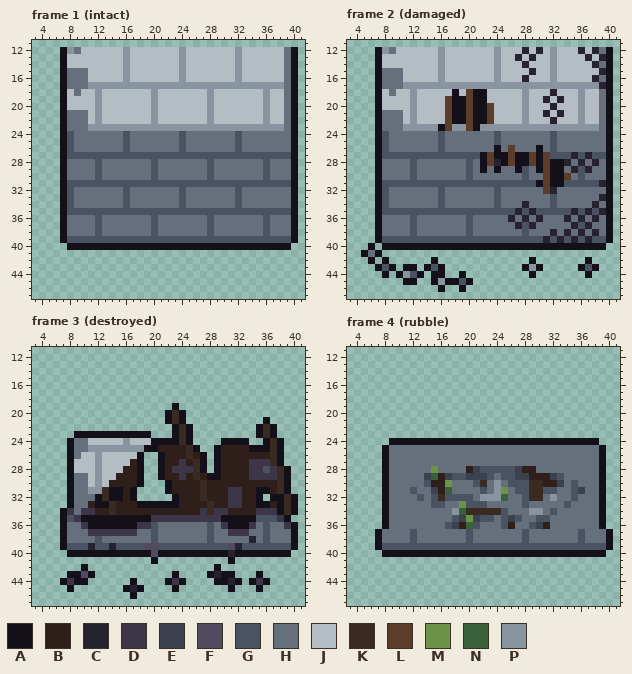
Edited in one commit: pixel-art file (art/structures/town_wall_west.aseprite). The picture above is the old version.
48x48 pixels, 4 frames. Colours within 5 levels of each other are drawn and written as one. Shown: frame 1 (intact): x 3..41, y 11..47; frame 2 (damaged): x 3..41, y 11..47; frame 3 (destroyed): x 3..41, y 11..47; frame 4 (rubble): x 3..41, y 11..47.
Palette (. is transparent): A #14101a  B #2e1f1a  C #26222f  D #3d3548  E #3c414f  F #524a5e  G #4a5361  H #66707d  J #b4bcc4  K #3b2a22  L #5c3d2a  M #6b9447  N #3b6138  P #8994a1
New version:
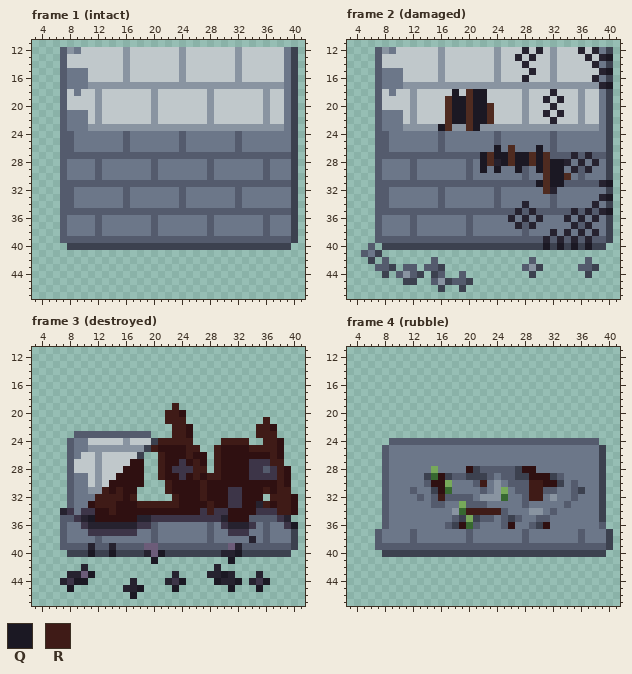
Colours new in this view: Q #1b1823  R #3f1b17
The exact change:
colour B: #2e1f1a -> #2f1011
colour F: #524a5e -> #6c5c79
colour G: #4a5361 -> #545b6d
colour H: #66707d -> #6c7789
colour J: #b4bcc4 -> #c0c8cb
colour L: #5c3d2a -> #4f2b20
colour M: #6b9447 -> #77a95a
colour N: #3b6138 -> #376830
Changed rows in their new state; - is a pixel that keeps its letter.
Frame 1 (intact):
first column x 7:
12 G--------------------------------E
13 G--------------------------------E
14 G--------------------------------E
15 G--------------------------------E
16 G--------------------------------E
17 G--------------------------------E
18 G--------------------------------E
19 G--------------------------------E
20 G--------------------------------E
21 G--------------------------------E
22 G--------------------------------E
23 G--------------------------------E
24 G--------------------------------E
25 G--------------------------------E
26 G--------------------------------E
27 G--------------------------------E
28 G--------------------------------E
29 G--------------------------------E
30 G--------------------------------E
31 G--------------------------------E
32 G--------------------------------E
33 G--------------------------------E
34 G--------------------------------E
35 G--------------------------------E
36 G--------------------------------E
37 G--------------------------------E
38 G--------------------------------E
39 G--------------------------------E
40 -EEEEEEEEEEEEEEEEEEEEEEEEEEEEEEEE-
Frame 2 (damaged):
first column x 5:
12 --G--------------------------------E
13 --G--------------------------------Q
14 --G--------------------------------E
15 --G--------------------------------Q
16 --G--------------------------------E
17 --G--------------------------------Q
18 --G----------Q--QQ-----------------E
19 --G----------QQ-QQ-----------------E
20 --G----------QQ-QQ-----------------E
21 --G----------QQ-QQ-----------------E
22 --G----------QQ-QQ-----------------E
23 --G--------Q----Q------------------E
24 --G--------------------------------E
25 --G--------------------------------E
26 --G----------------Q-----Q---------E
27 --G--------------Q-QQ-QQ-Q---------E
28 --G--------------Q--Q-QQ-Q-QQ------E
29 --G--------------Q-Q--Q--Q-QQ------E
30 --G------------------------QQ------E
31 --G----------------------Q-QQ------Q
32 --G--------------------------------E
33 --G--------------------------------Q
34 --G--------------------------------E
35 --G--------------------------------Q
36 --G--------------------------------E
37 --G--------------------------------E
38 --G--------------------------------E
39 --G--------------------------------E
40 -G-EEEEEEEEEEEEEEEEEEEEEEEQEQEQEQEE-
41 G-E---------------------------------
42 -E-G------G-------------G-------G---
43 --G-E-GG-G-E-----------G-E-----G-E--
44 ---E-G--E-EG--G---------E-------E---
45 ------EE--G-EG-E--------------------
46 -----------E--E---------------------
Frame 3 (destroyed):
first column x 7:
19 ----------------R-----------------
20 ---------------RRB----------------
21 ---------------RRR-----------R----
22 ----------------RRB---------RRB---
23 --GGGGGGGGGGG---RRB---------RRR---
24 -G-----------ERRRRR----RRRR--RRB--
25 -G----------ER----RR--R----RRRRB--
26 -G---------E--R---R-B-R-------RB--
27 -G---------B--R----RB-R-------RR--
28 -G---------B--R----RR-R--------RB-
29 -G---------B--R----R-RR--------RB-
30 -G---------B---R----R----------RB-
31 -G----RBR-B----R----R-------BR-RR-
32 -G---RRRR-R-----R---R-------B-RRRB
33 -G---RRR---RRRRRR----R------CR-RRB
34 C------R-------------R---------RRB
35 G--CQBBBBBBCC----------CBBBG----C-
36 G---CCCCCCC-------------CCC------Q
37 G--------------------------------E
38 G--------------------------------E
39 G--------------------------------E
40 -EEEQEEQEEEEC-QEEEEEEEEC-QEEEEEEE-
41 -------------Q----------Q---------
42 ---C------------------C-----------
43 -CC-Q-----------C----C-QC---C-----
44 C-QQ------C----C-Q----QC-Q-C-Q----
45 -Q-------C-Q----Q-------Q---Q-----
46 ----------Q-----------------------
Frame 4 (rubble):
first column x 7:
24 --GGGGGGGGGGGGGGGGGGGGGGGGGGGGGG--
25 -G------------------------------E-
26 -G------------------------------E-
27 -G------------------------------E-
28 -G------------------------------E-
29 -G------------------------------E-
30 -G-------------R------RR--------E-
31 -G--------------------RR--------E-
32 -G-------R------------RR--------E-
33 -G------------------------------E-
34 -G-----------RRRRR--------------E-
35 -G------------------------------E-
36 -G------------------------------G-
37 G--------------------------------E
38 G--------------------------------E
39 G--------------------------------E
40 -EEEEEEEEEEEEEEEEEEEEEEEEEEEEEEEE-
Boxes around the changes in both pictures, in picture pixels (x1, y1, x2, y2):
changed: (60, 47, 298, 250)
changed: (361, 47, 613, 292)
changed: (60, 403, 298, 599)
changed: (375, 438, 613, 557)
